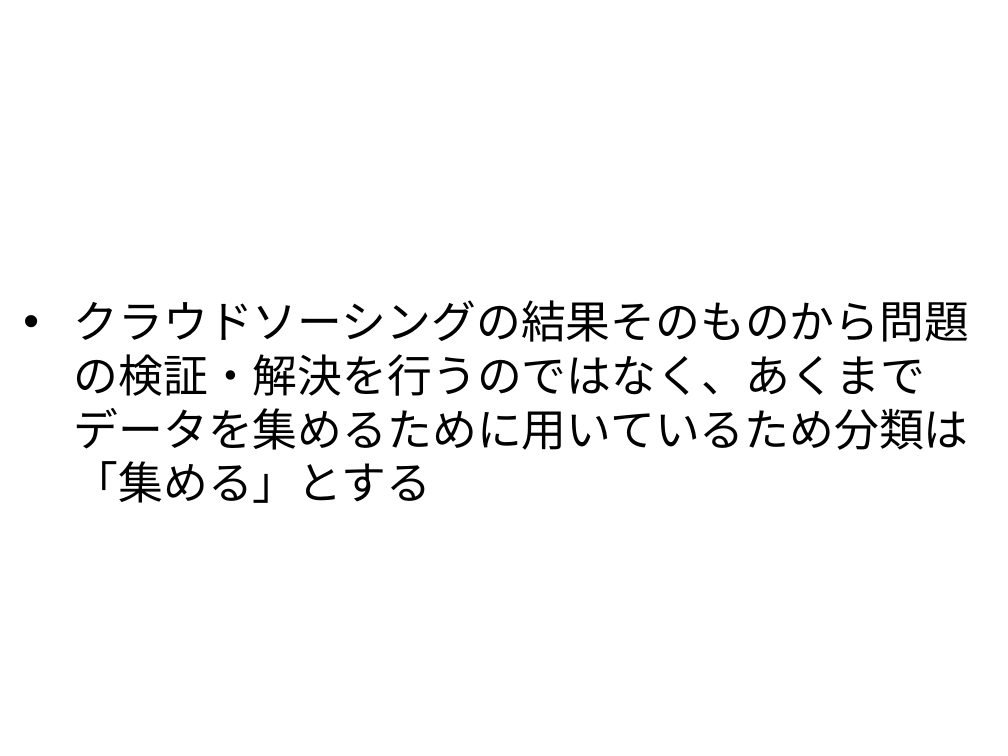
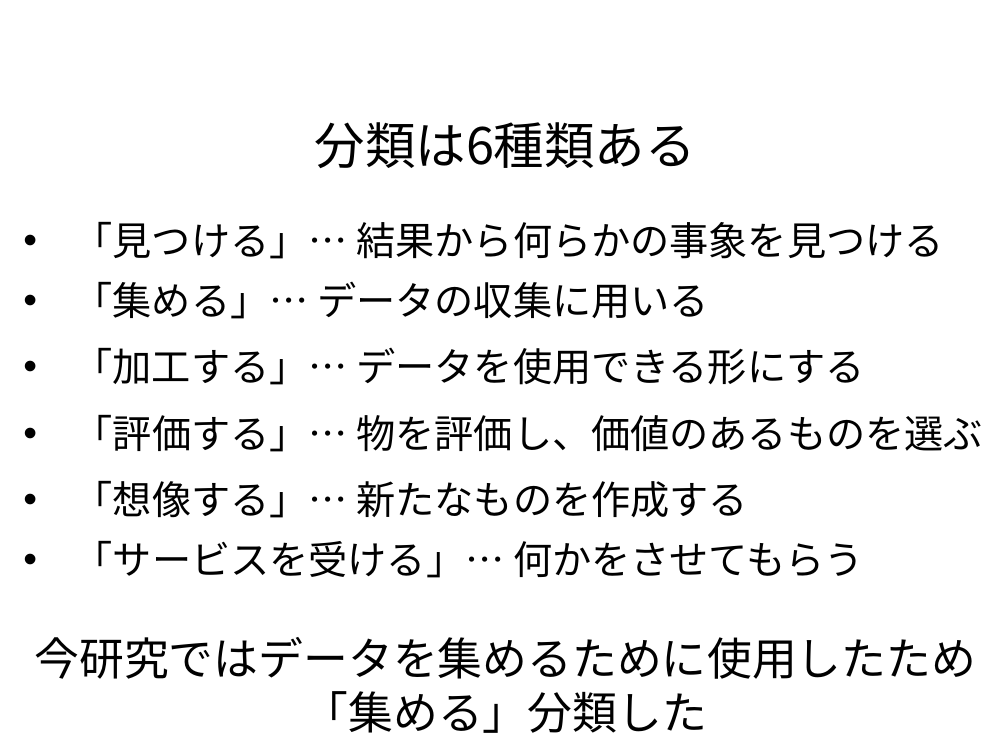
Before and after one commit to tomoya-mikami/task2, a slide deck: slide 21 of slide/presentation.pptx (slide 8 before the commit). Drawn at 1008x756 pixels with LibreOffice and Linux fonts; fonts in the diff are those of the drawing; background and template pictures are left out. Boxes give left, top, right and bottom in pixels: in the first picture for what was removed or moved away, otherwise in the second. Text is boxed around its words. In the diff, an @@ line names an element or a change of style, - is before the commit and + after.

```diff
--- a/slide/presentation.pptx
+++ b/slide/presentation.pptx
@@ text added at <box>315,122,696,168</box>, 36 pt, text #000000 @@
+分類は6種類ある
@@ text at <box>74,221,944,259</box>: text changed; size 32 to 28 pt @@
-• クラウドソーシングの結果そのものから問題の検証・解決を行うのではなく、あくまでデータを集めるために用いているため分類は「集める」とする
+• 「見つける」… 結果から何らかの事象を見つける
@@ text added at <box>74,281,708,319</box>, 28 pt, text #000000 @@
+• 「集める」… データの収集に用いる
@@ text added at <box>74,347,865,385</box>, 28 pt, text #000000 @@
+• 「加工する」… データを使用できる形にする
@@ text added at <box>74,414,983,452</box>, 28 pt, text #000000 @@
+• 「評価する」… 物を評価し、価値のあるものを選ぶ
@@ text added at <box>74,480,748,518</box>, 28 pt, text #000000 @@
+• 「想像する」… 新たなものを作成する
@@ text added at <box>74,540,863,578</box>, 28 pt, text #000000 @@
+• 「サービスを受ける」… 何かをさせてもらう
@@ text at <box>34,637,976,733</box>: text changed @@
-クラウドソーシングの分類
+本研究のクラウドソーシングの事例の分類の位置づけ
@@ text added at <box>34,637,976,733</box>, 32 pt, text #000000 @@
+今研究ではデータを集めるために使用したため「集める」分類した
```
Also in this commit, not shown: 13 other slides changed, 5 slides added, 1 slide removed, 2 other files.
